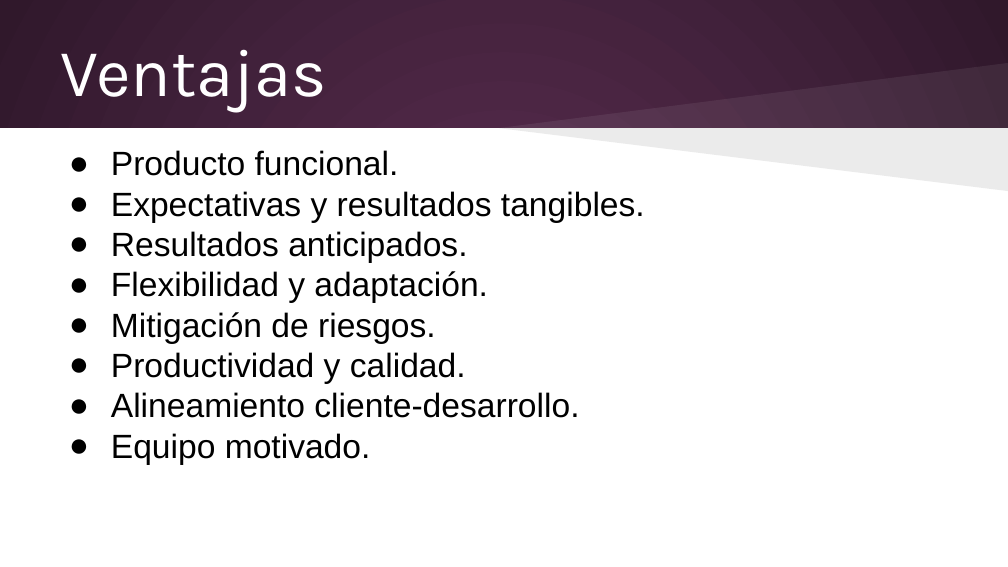
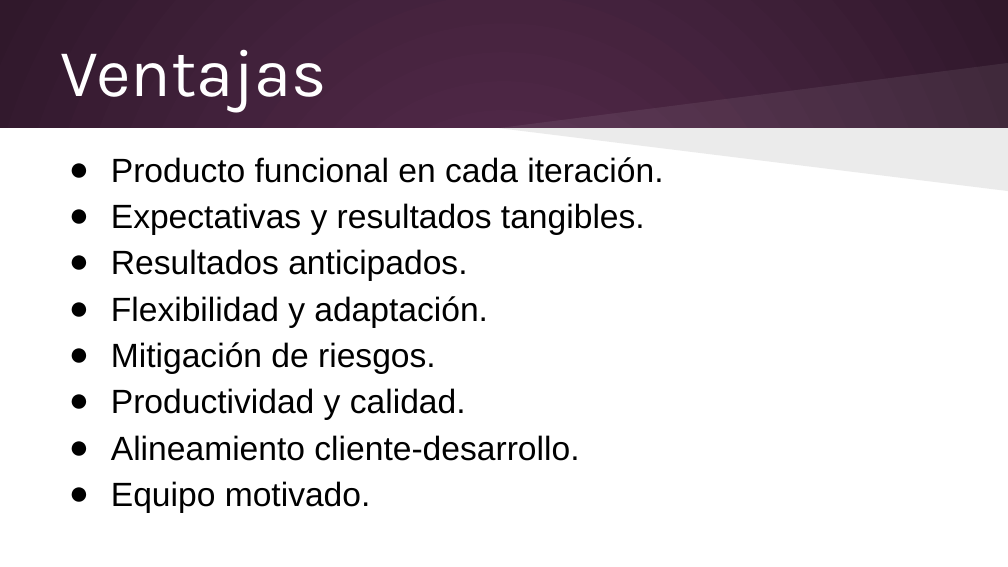
Before and after one commit to elizabethvillalobos/cenfotec-proyecto-1, a slide deck: slide 25 of Entregables/Alvaro/Metodologías de Desarrollo/Presentación viernes 13 de junio.pptx (slide 24 before the commit). Drawn at 1008x567 pixels with LibreOffice and Linux fonts; fonts in the diff are those of the drawing. Boxes give left, top, right and bottom in pixels: in the first picture for what was removed or moved away, otherwise in the second. Text is boxed around its words. In the diff, an @@ line names an element or a change of style, - is before the commit and + after.

```diff
--- a/Entregables/Alvaro/Metodologías de Desarrollo/Presentación viernes 13 de junio.pptx
+++ b/Entregables/Alvaro/Metodologías de Desarrollo/Presentación viernes 13 de junio.pptx
@@ text at (x1=111, y1=157, x2=663, y2=183): text changed @@
-● Producto funcional.
+● Producto funcional en cada iteración.
@@ text at (x1=111, y1=203, x2=645, y2=513): line spacing 1 to 1.15 @@
```
Also in this commit, not shown: 16 other slides changed, 1 slide added, 26 other files.
